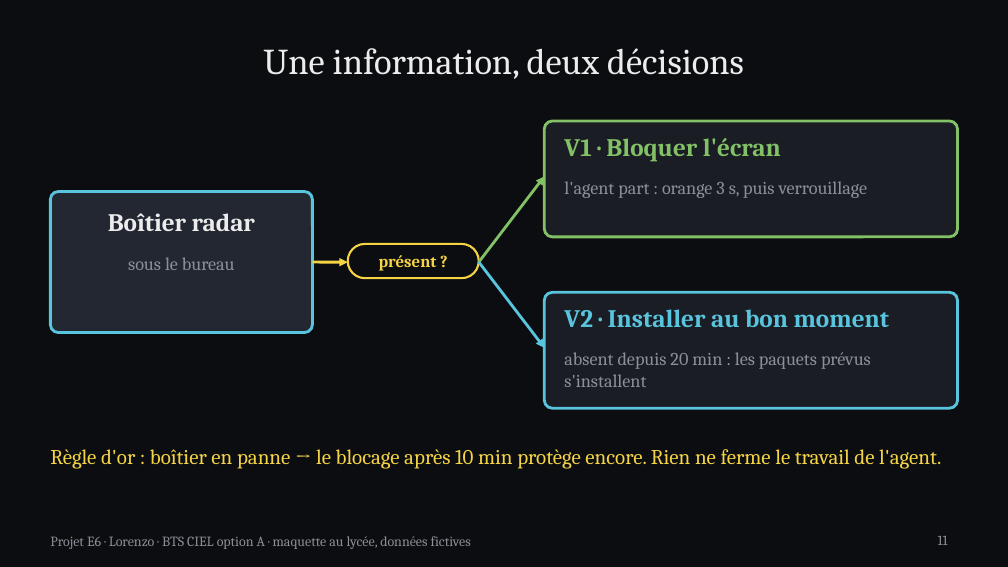
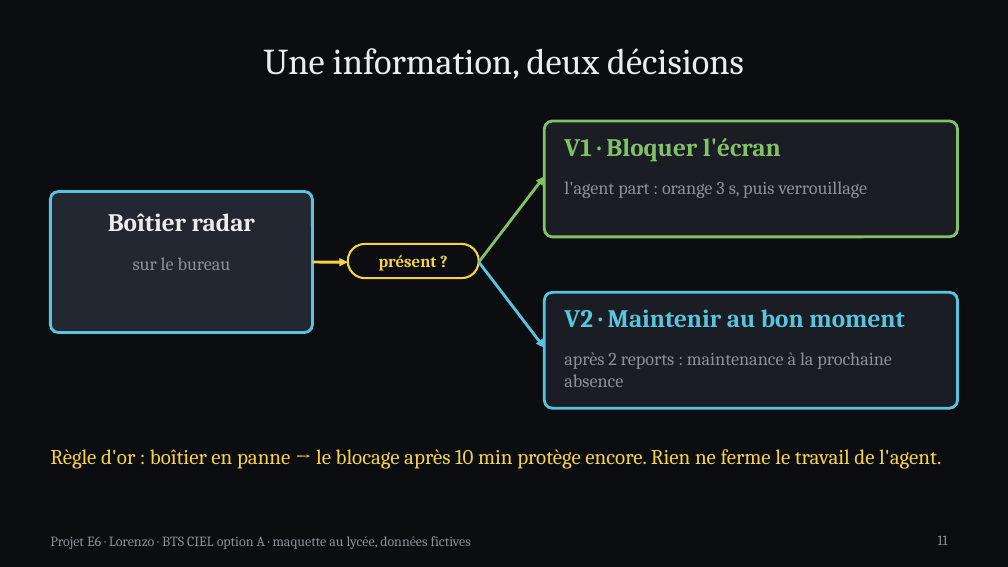
Before and after one commit to bachir151/projet-E6, a slide deck: slide 11 of Projet apprenti 3/livrables/powerpoint-3b1b/Projet_E6_Lorenzo_3b1b.pptx. Drawn at 1008x567 pixels with LibreOffice and Linux fonts; fonts in the diff are those of the drawing. Boxes give left, top, right and bottom in pixels: in the first picture for what was removed or moved away, otherwise in the second. Text is boxed around its words. In the diff, an @@ line names an element or a change of style, - is before the commit and + after.

```diff
--- a/Projet apprenti 3/livrables/powerpoint-3b1b/Projet_E6_Lorenzo_3b1b.pptx
+++ b/Projet apprenti 3/livrables/powerpoint-3b1b/Projet_E6_Lorenzo_3b1b.pptx
@@ text at bbox=[133, 257, 231, 270]: text changed @@
-sous le bureau
+sur le bureau
@@ text at bbox=[564, 309, 905, 327]: text changed @@
-V2 · Installer au bon moment
+V2 · Maintenir au bon moment
@@ text at bbox=[564, 352, 892, 387]: text changed @@
-absent depuis 20 min : les paquets prévus s'installent
+après 2 reports : maintenance à la prochaine absence
```
Also in this commit, not shown: 2 other slides changed, 2 other files.
